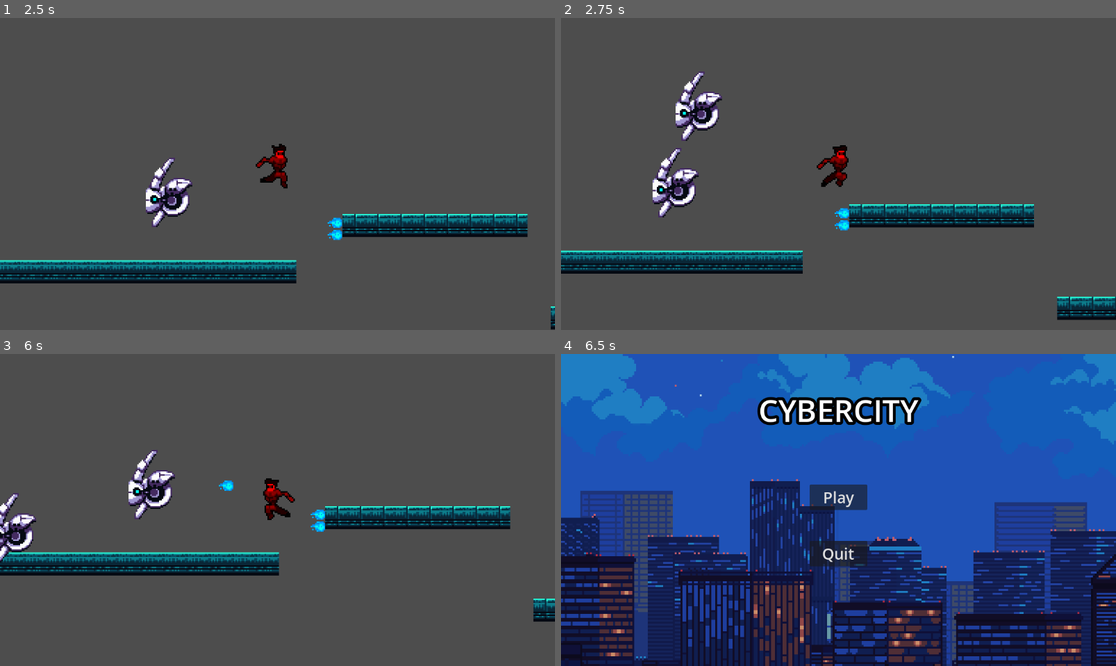
Above: before the commit, frames 1-4 (two rows, left to right).
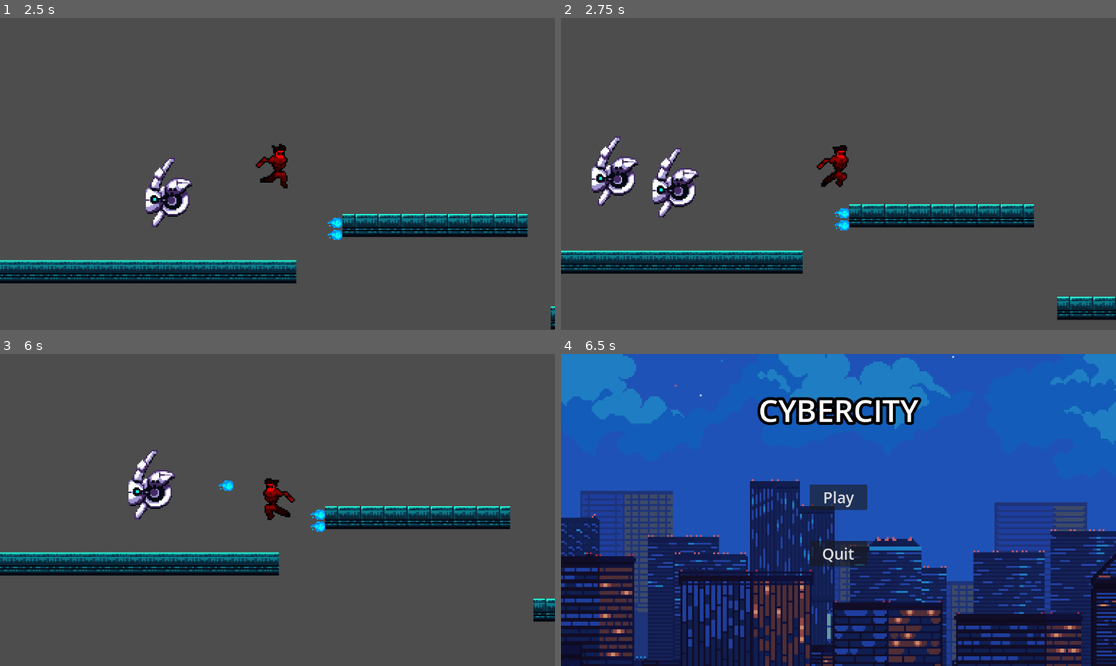
Above: after the commit, the same moments.

Repository: pranavReddy120/CyberCityV3
Game: Godot game, scene res://Scenes/main_menu.tscn
Same seed, same stepped clock (60 frames per second), same inputs: the game is played once before the commit and once after it.
Inputs:
- Up to frame 1 (2.5 s): click "Play" at 0.5 s; hold Right (right) from 1.28 s (still down); tap Space (shoot) at 1.35, 2.1 s; tap Up (jump) at 1.52, 2.27 s
- Up to frame 2 (2.75 s): keep holding Right (right)
- Up to frame 3 (6 s): release Right (right) at 2.78 s; hold Left (left) 2.78-3.5 s; tap Space (shoot) at 2.85, 4.35, 5.1, 5.85 s; click "Play" at 3.5 s; hold Right (right) 4.28-5.78 s; tap Up (jump) at 4.52, 5.27 s; hold Left (left) from 5.78 s (still down)
- Up to frame 4 (6.5 s): keep holding Left (left); tap Up (jump) at 6.02 s

Frame 1 is identical in both runs. In frame 2, 2.0% of the frame differs, in the area x 5-30%, y 17-61%; in frame 3, 0.8%; in frame 4, nothing differs.

Commit message:
fixed bug

Diff:
--- a/Scenes/level_1.tscn
+++ b/Scenes/level_1.tscn
@@ -49,7 +49,7 @@
 [sub_resource type="WorldBoundaryShape2D" id="WorldBoundaryShape2D_xbygx"]
 distance = -118.0
 
-[node name="World" type="Node2D"]
+[node name="level_1" type="Node2D"]
 script = ExtResource("1_g24yu")
 
 [node name="Player" parent="." instance=ExtResource("2_58w10")]
--- a/Scenes/level_2.tscn
+++ b/Scenes/level_2.tscn
@@ -1,11 +1,10 @@
-[gd_scene load_steps=10 format=3 uid="uid://de4xo11rr0spm"]
+[gd_scene load_steps=9 format=3 uid="uid://csrpn6pcac5wq"]
 
 [ext_resource type="Script" path="res://Scripts/world.gd" id="1_mpdul"]
 [ext_resource type="PackedScene" uid="uid://twwk2qsirfci" path="res://Scenes/player.tscn" id="2_2jnvf"]
 [ext_resource type="PackedScene" uid="uid://ck2to62dnqdjw" path="res://Scenes/enemy.tscn" id="3_84wlv"]
 [ext_resource type="Texture2D" uid="uid://bw7lscyrufmgv" path="res://Assets/tileset.png" id="4_wqjee"]
 [ext_resource type="PackedScene" uid="uid://c12vp32p0xbv1" path="res://Scenes/killzone.tscn" id="5_6avqm"]
-[ext_resource type="PackedScene" uid="uid://se4cvdw7q5ny" path="res://Scenes/portal.tscn" id="6_oqf2g"]
 
 [sub_resource type="TileSetAtlasSource" id="TileSetAtlasSource_mk11v"]
 texture = ExtResource("4_wqjee")
@@ -49,7 +48,7 @@
 [sub_resource type="WorldBoundaryShape2D" id="WorldBoundaryShape2D_xbygx"]
 distance = -118.0
 
-[node name="World" type="Node2D"]
+[node name="level_2" type="Node2D"]
 script = ExtResource("1_mpdul")
 
 [node name="Player" parent="." instance=ExtResource("2_2jnvf")]
@@ -75,7 +74,4 @@
 [node name="CollisionShape2D" type="CollisionShape2D" parent="killzone"]
 shape = SubResource("WorldBoundaryShape2D_xbygx")
 
-[node name="Portal" parent="." instance=ExtResource("6_oqf2g")]
-position = Vector2(539, 48)
-
 [connection signal="timeout" from="Enemy_Spawner" to="." method="_on_enemy_spawner_timeout"]
--- a/Scripts/game_manager.gd
+++ b/Scripts/game_manager.gd
@@ -1,6 +1,7 @@
 extends Node
 var world = preload("res://Scenes/level_1.tscn")
 var pause_menu = preload("res://Scenes/pause_menu.tscn")
+var level_2 = preload("res://Scenes/level_2.tscn")
 
 
 func start_game():
--- a/Scripts/portal.gd
+++ b/Scripts/portal.gd
@@ -2,10 +2,11 @@
 
 var level_2 = preload("res://Scenes/level_2.tscn")
 
+
 func _on_area_2d_body_entered(body):
 	if body.is_in_group("player"):
 		print("teleporting")
-		for i in 3:
+		for i in 3: #flashing animation to indicate teleporting
 			await get_tree().create_timer(0.5).timeout
 			body.modulate.a8 = 100
 			await get_tree().create_timer(0.5).timeout
